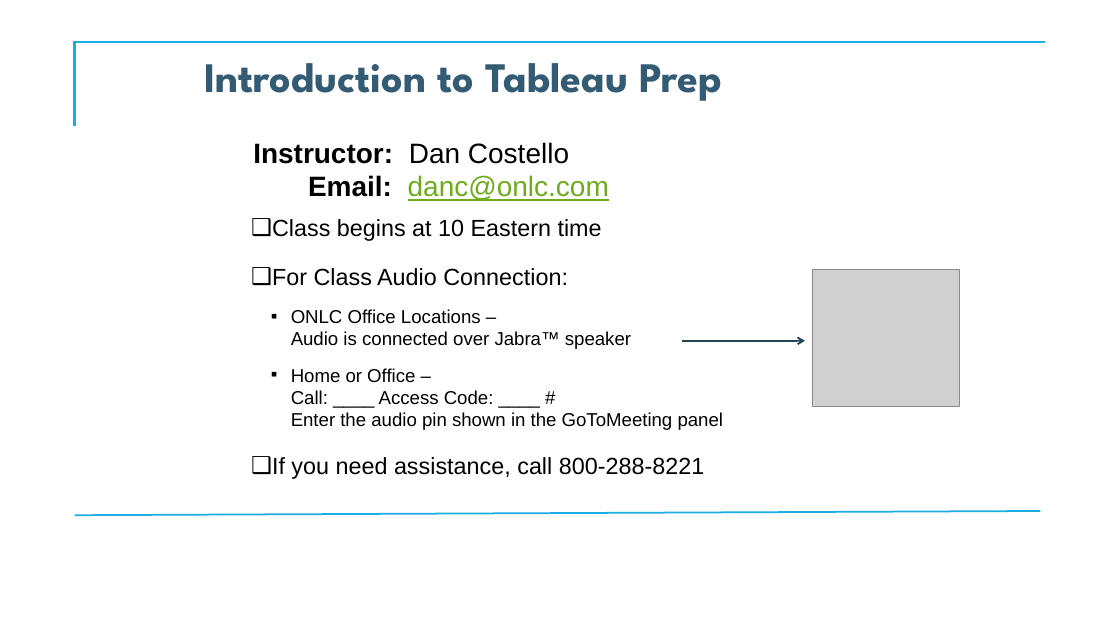
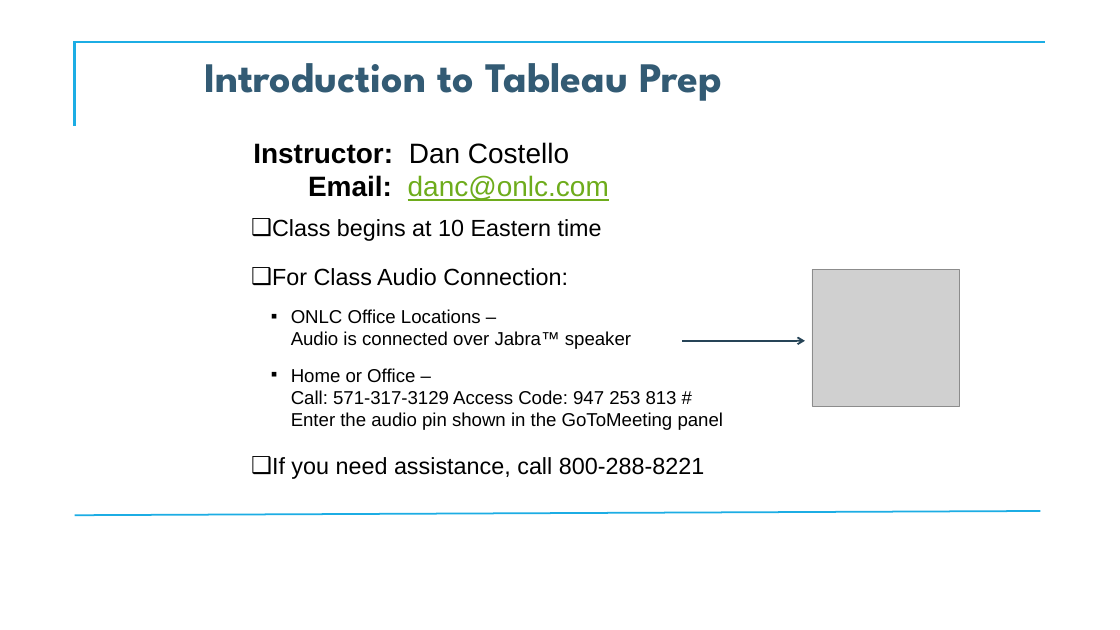
Before and after one commit to CostelloTechnicalConsulting/XTBP10---Tableau-Prep-Introduction, a slide deck: slide 1 of ppt/TableauPrepBuilderIntroV1_2.pptx. Drawn at 1120x630 pixels with LibreOffice and Linux fonts; fonts in the diff are those of the drawing; grey boxes stand for pictures; background and template pictures are left out. Boxes give left, top, right and bottom in pixels: in the first picture for what was removed or moved away, otherwise in the second. Text is boxed around its words. In the diff, an @@ line names an element or a change of style, - is before the commit and + after.

```diff
--- a/ppt/TableauPrepBuilderIntroV1_2.pptx
+++ b/ppt/TableauPrepBuilderIntroV1_2.pptx
@@ subtitle at [291, 368, 724, 430]: text changed @@
-    ▪ Home or Office –
-      Call: ____ Access Code: ____ #
-      Enter the audio pin shown in the GoToMeeting panel
+    ▪ Home or Office –
+      Call: 571-317-3129 Access Code: 947 253 813 #
+      Enter the audio pin shown in the GoToMeeting panel
```
Also in this commit, not shown: 5 other slides changed, 1 slide added.
